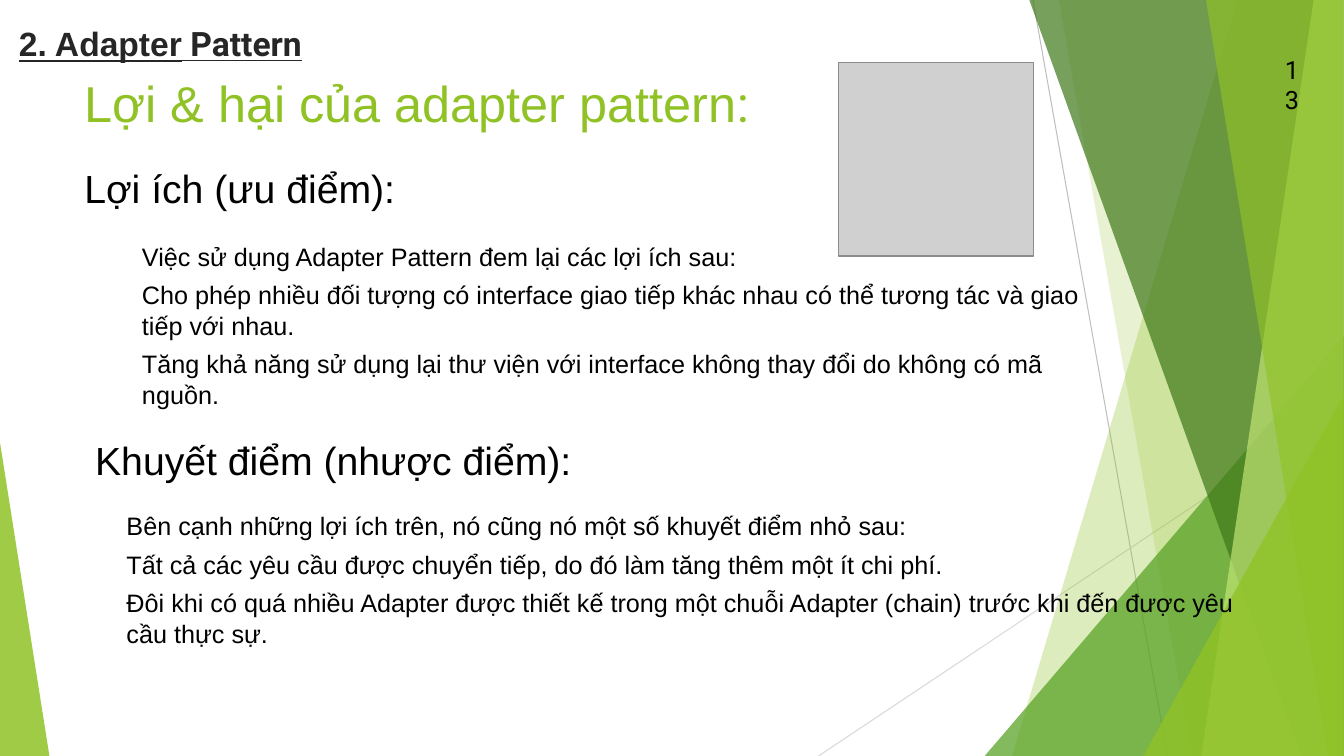
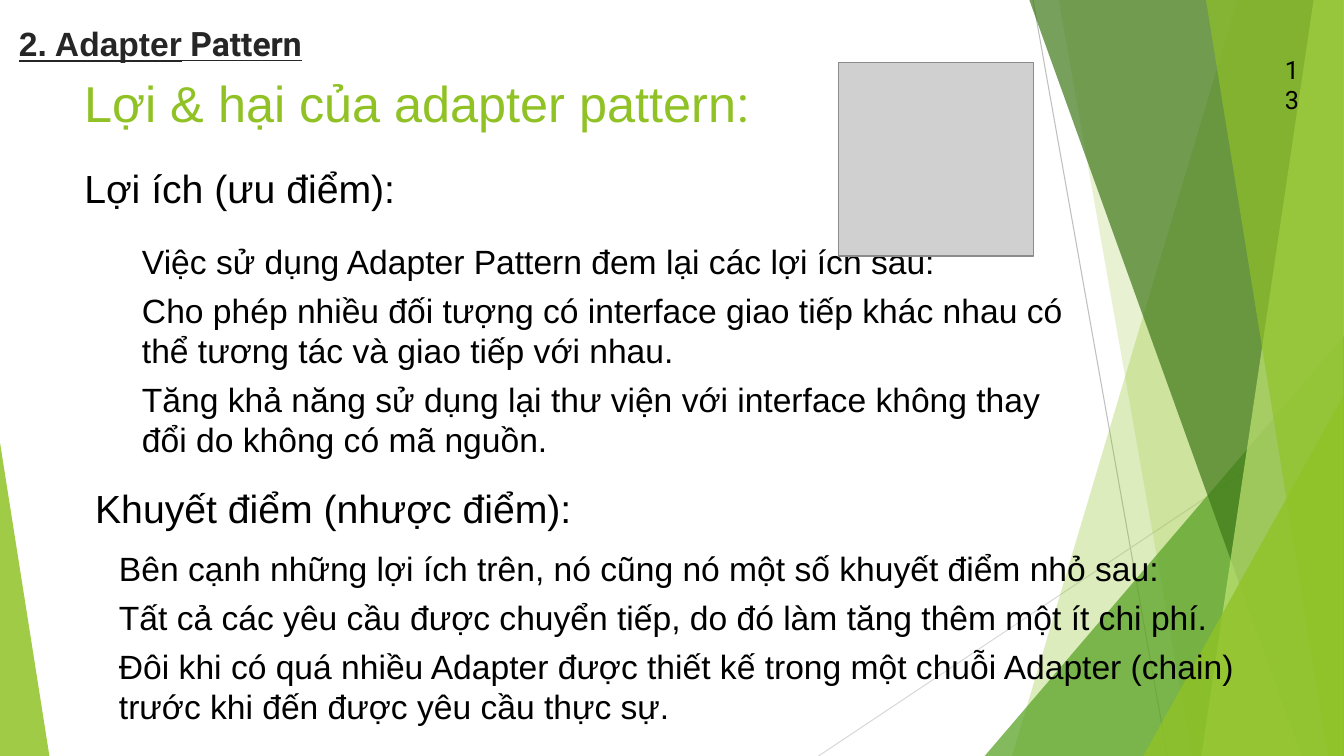
Before and after one commit to baobao98/DemoOOAD, a slide deck: slide 16 of Docs/Presentation-TKPMHDT-group04.pptx. Drawn at 1344x756 pixels with LibreOffice and Linux fonts; fonts in the diff are those of the drawing; grey boxes stand for pictures. Boxes give left, top, right and bottom in pixels: in the first picture for what was removed or moved away, otherwise in the second. Text is boxed around its words. In the diff, an @@ line names an element or a change of style, - is before the commit and + after.

```diff
--- a/Docs/Presentation-TKPMHDT-group04.pptx
+++ b/Docs/Presentation-TKPMHDT-group04.pptx
@@ text "Việc sử dụng Adapter Pattern ..." at <box>142,247,1062,459</box>: size 18 to 24 pt @@
@@ text "Khuyết điểm (nhược điểm):": place and size @@
-text "Khuyết điểm (nhược điểm):" at <box>95,444,572,483</box>
+text "Khuyết điểm (nhược điểm):" at <box>95,492,572,531</box>
@@ text "Bên cạnh những lợi ích ..." at <box>119,554,1234,726</box>: size 18 to 24 pt @@
@@ text "Bên cạnh những lợi ích ...": place and size @@
-text "Bên cạnh những lợi ích ..." at <box>126,515,1233,647</box>
+text "Bên cạnh những lợi ích ..." at <box>119,554,1234,726</box>
```
Also in this commit, not shown: 10 other slides changed, 2 other files.
